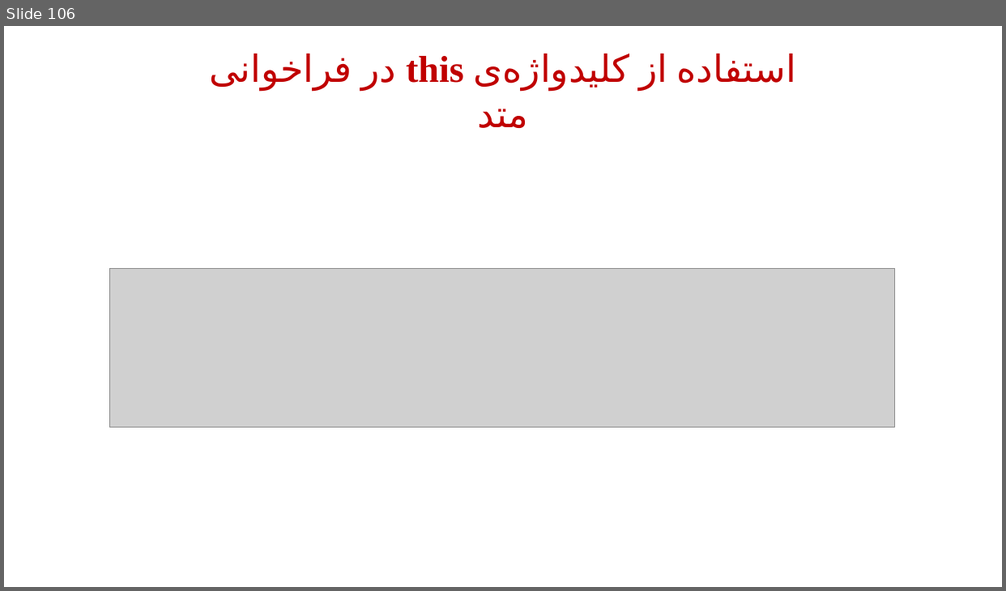
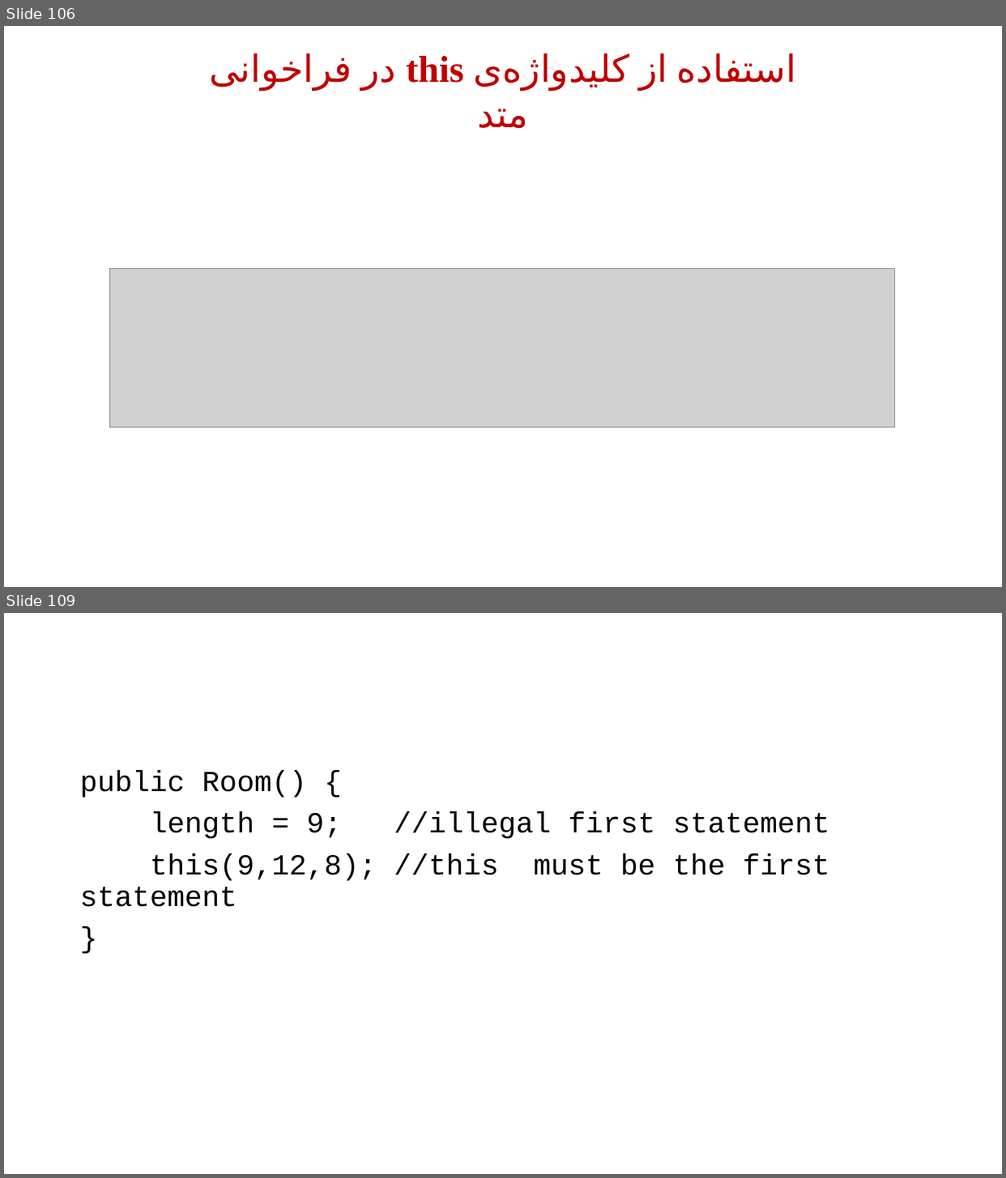
Before and after one commit to HamedFahimi/Teach, a slide deck: Chapter#3OfAdvancedProgrammingInJava-2.pptx. Shown one above the other, each under a label of ours: slide 106 before the commit, slides 106 and 109 after it; the slides between them are not shown. The pictures are 1006x591 and 1006x1178 pixels, drawn with LibreOffice and Linux fonts; fonts in the diff are those of the drawing; grey boxes stand for pictures. Boxes give left, top, right and bottom in pixels: in the first picture for what was removed or moved away, otherwise in the second. Text is boxed around its words. In the diff, an @@ line names an element or a change of style, - is before the commit and + after.

```diff
--- a/Chapter#3OfAdvancedProgrammingInJava-2.pptx
+++ b/Chapter#3OfAdvancedProgrammingInJava-2.pptx
@@ slide 109 added at (4, 613, 1002, 1174), background #FFFFFF @@
@@ text added at (80, 770, 830, 907), 28 pt, text #000000 @@
+public Room() {
+length = 9; //illegal first statement
+this(9,12,8); //this must be the first statement
+}
```
Also in this commit, not shown: 2 slides changed, 20 other slides added, 2 other files.
